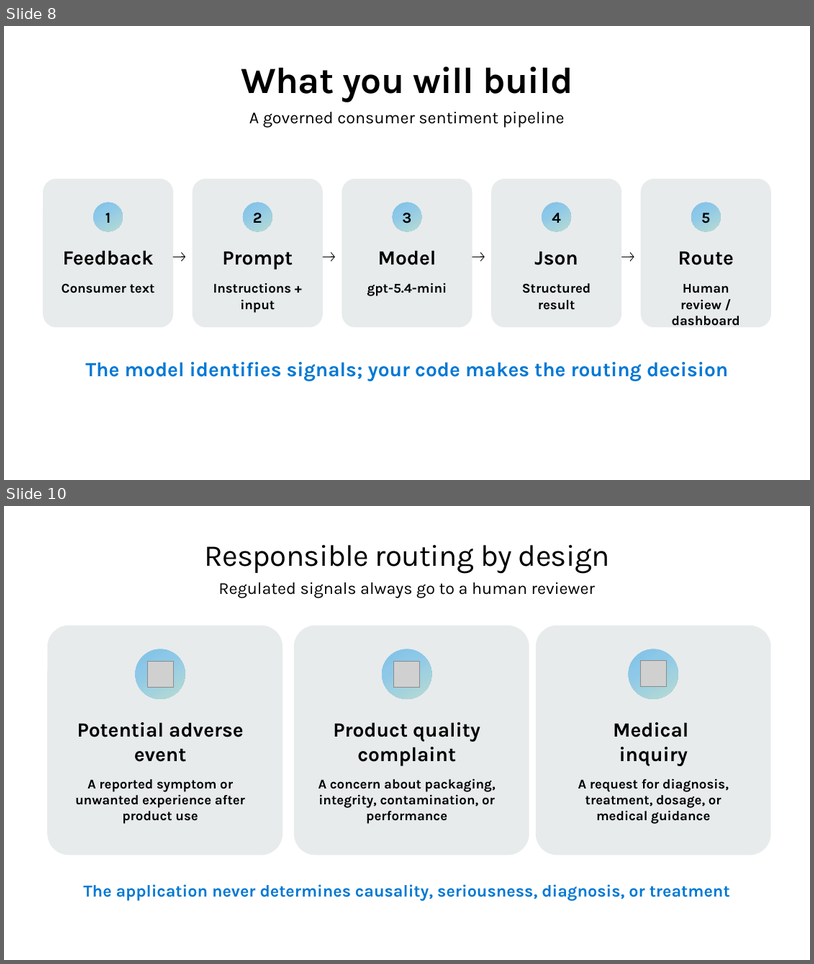
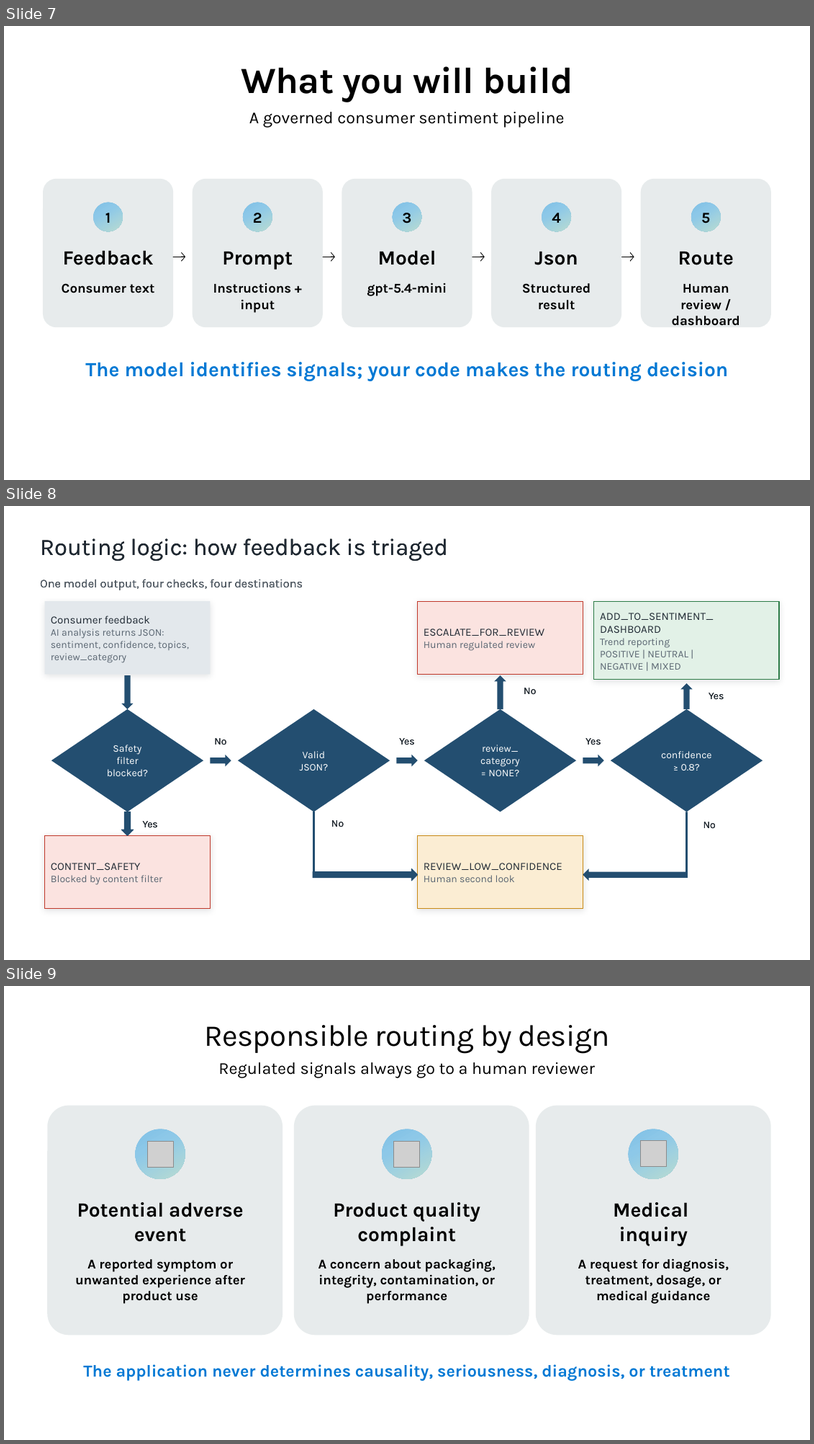
Before and after one commit to microsoft/aitour27-ILL335-building-deploying-ai-agents-with-microsoft-foundry, a slide deck: delivery-resources/ILL335-Attendee-Walkthrough-FY27.pptx. Shown one above the other, each under a label of ours: slides 8 and 10 before the commit, slides 7, 8 and 9 after it; the slides between them are not shown. The pictures are 814x964 and 814x1444 pixels, drawn with LibreOffice and Linux fonts; fonts in the diff are those of the drawing; grey boxes stand for pictures; background and template pictures are left out. Boxes give left, top, right and bottom in pixels: in the first picture for what was removed or moved away, otherwise in the second. Text is boxed around its words. In the diff, an @@ line names an element or a change of style, - is before the commit and + after.

```diff
--- a/delivery-resources/ILL335-Attendee-Walkthrough-FY27.pptx
+++ b/delivery-resources/ILL335-Attendee-Walkthrough-FY27.pptx
@@ slide 8 added at <box>4,506,810,960</box>, background #FFFFFF @@
@@ text added at <box>40,538,448,561</box>, 28 pt, text #1F2933 @@
+Routing logic: how feedback is triaged
@@ text added at <box>40,579,303,590</box>, 14 pt, text #5A6672 @@
+One model output, four checks, four destinations
@@ rectangle added at <box>44,601,210,674</box>, fill #E3E8EC, 12 pt, text #5A6672 @@
+Consumer feedback
+AI analysis returns JSON:
+sentiment, confidence, topics, review_category
@@ rectangle added at <box>418,601,583,674</box>, fill #FBE3E0, outline #C0392B 1 pt, 12 pt, text #5A6672 @@
+ESCALATE_FOR_REVIEW
+Human regulated review
@@ rectangle added at <box>594,601,779,679</box>, fill #E2F1E7, outline #2E7D48 1 pt, 12 pt, text #5A6672 @@
+ADD_TO_SENTIMENT_
+DASHBOARD
+Trend reporting
+POSITIVE | NEUTRAL |
+NEGATIVE | MIXED
@@ down arrow added at <box>121,675,134,709</box>, fill #234E70 @@
@@ up arrow added at <box>494,675,507,709</box>, fill #234E70 @@
@@ text added at <box>524,687,536,695</box>, 12 pt, text #1F2933 @@
+No
@@ up arrow added at <box>681,683,693,709</box>, fill #234E70 @@
@@ text added at <box>709,692,724,700</box>, 12 pt, text #1F2933 @@
+Yes
@@ diamond added at <box>52,709,203,812</box>, fill #234E70, 12 pt, text #FFFFFF @@
+Safety
+filter
+blocked?
@@ diamond added at <box>238,709,391,812</box>, fill #234E70, 12 pt, text #FFFFFF @@
+Valid
+JSON?
@@ diamond added at <box>424,709,577,812</box>, fill #234E70, 12 pt, text #FFFFFF @@
+review_
+category
+= NONE?
@@ diamond added at <box>611,709,763,812</box>, fill #234E70, 12 pt, text #FFFFFF @@
+confidence
+≥ 0.8?
@@ text added at <box>214,738,226,745</box>, 12 pt, text #1F2933 @@
+No
@@ text added at <box>399,738,414,745</box>, 12 pt, text #1F2933 @@
+Yes
@@ text added at <box>586,738,601,745</box>, 12 pt, text #1F2933 @@
+Yes
@@ right arrow added at <box>211,754,232,767</box>, fill #234E70 @@
@@ right arrow added at <box>396,754,418,767</box>, fill #234E70 @@
@@ right arrow added at <box>584,754,604,767</box>, fill #234E70 @@
@@ down arrow added at <box>121,811,134,835</box>, fill #234E70, outline #234E70 0.75 pt @@
@@ text added at <box>143,821,158,828</box>, 12 pt, text #1F2933 @@
+Yes
@@ rectangle added at <box>313,811,315,875</box>, fill #234E70, outline #234E70 0.75 pt @@
@@ text added at <box>332,820,344,827</box>, 12 pt, text #1F2933 @@
+No
@@ rectangle added at <box>687,811,688,875</box>, fill #234E70 @@
@@ text added at <box>704,821,716,829</box>, 12 pt, text #1F2933 @@
+No
@@ rectangle added at <box>44,836,210,908</box>, fill #FBE3E0, outline #C0392B 1 pt, 12 pt, text #5A6672 @@
+CONTENT_SAFETY
+Blocked by content filter
@@ rectangle added at <box>418,836,583,908</box>, fill #FBEDD3, outline #C98A16 1 pt, 13 pt, text #1F2933 @@
+REVIEW_LOW_CONFIDENCE
+Human second look
@@ right arrow added at <box>313,868,418,880</box>, fill #234E70, outline #234E70 0.75 pt @@
@@ left arrow added at <box>584,868,688,880</box>, fill #234E70 @@
@@ what was slide 8 is now slide 7 @@
@@ what was slide 10 is now slide 9 @@
```
Also in this commit, not shown: 3 slides changed, 1 other slide added, 1 slide removed.
